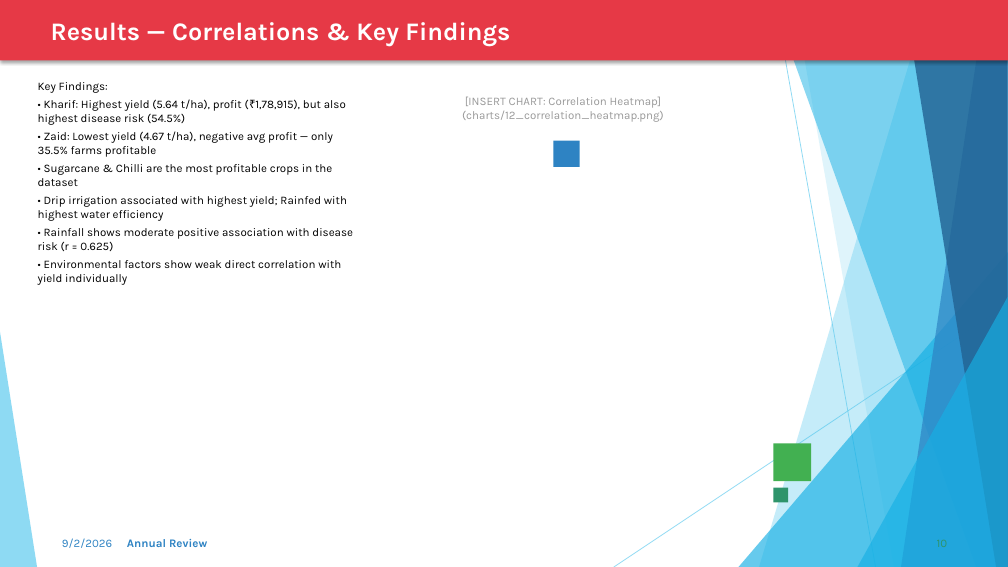
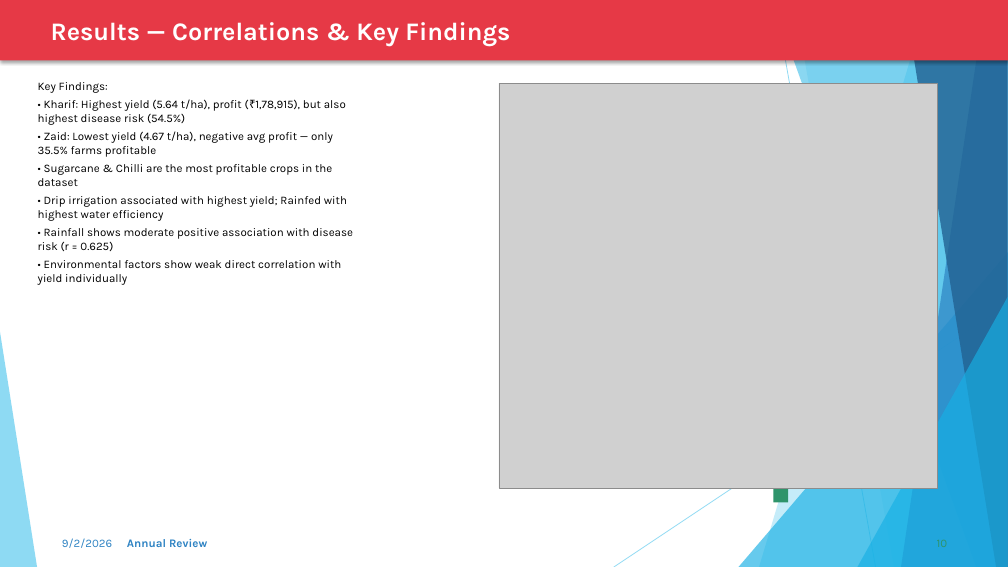
Before and after one commit to krishna3163/Seasonal-Agriculture-Performance-Analysis, a slide deck: slide 10 of VOIS_Project_PPT.pptx. Drawn at 1008x567 pixels with LibreOffice and Linux fonts; fonts in the diff are those of the drawing; grey boxes stand for pictures. Boxes give left, top, right and bottom in pixels: in the first picture for what was removed or moved away, otherwise in the second. Text is boxed around its words. In the diff, an @@ line names an element or a change of style, - is before the commit and + after.

Commit message:
Embed charts directly into PPT presentation

```diff
--- a/VOIS_Project_PPT.pptx
+++ b/VOIS_Project_PPT.pptx
@@ picture added at (499,83,938,488) @@
@@ text removed at (462,96,664,122) @@
-[INSERT CHART: Correlation Heatmap]
-(charts/12_correlation_heatmap.png)
@@ rectangle removed at (554,141,580,167) @@
@@ rectangle removed at (774,444,811,482) @@
```
Also in this commit, not shown: 4 other slides changed, 1 other file.
